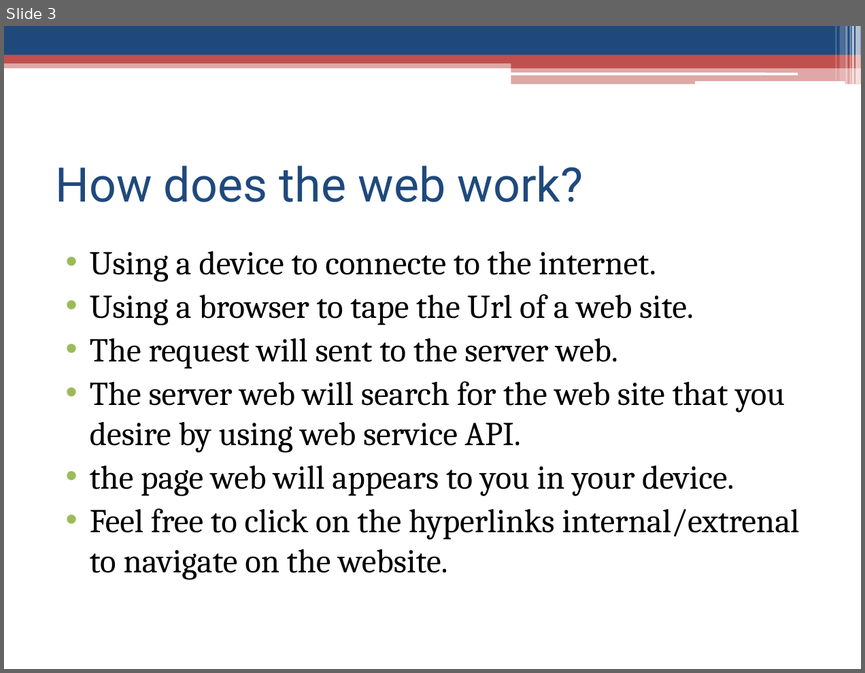
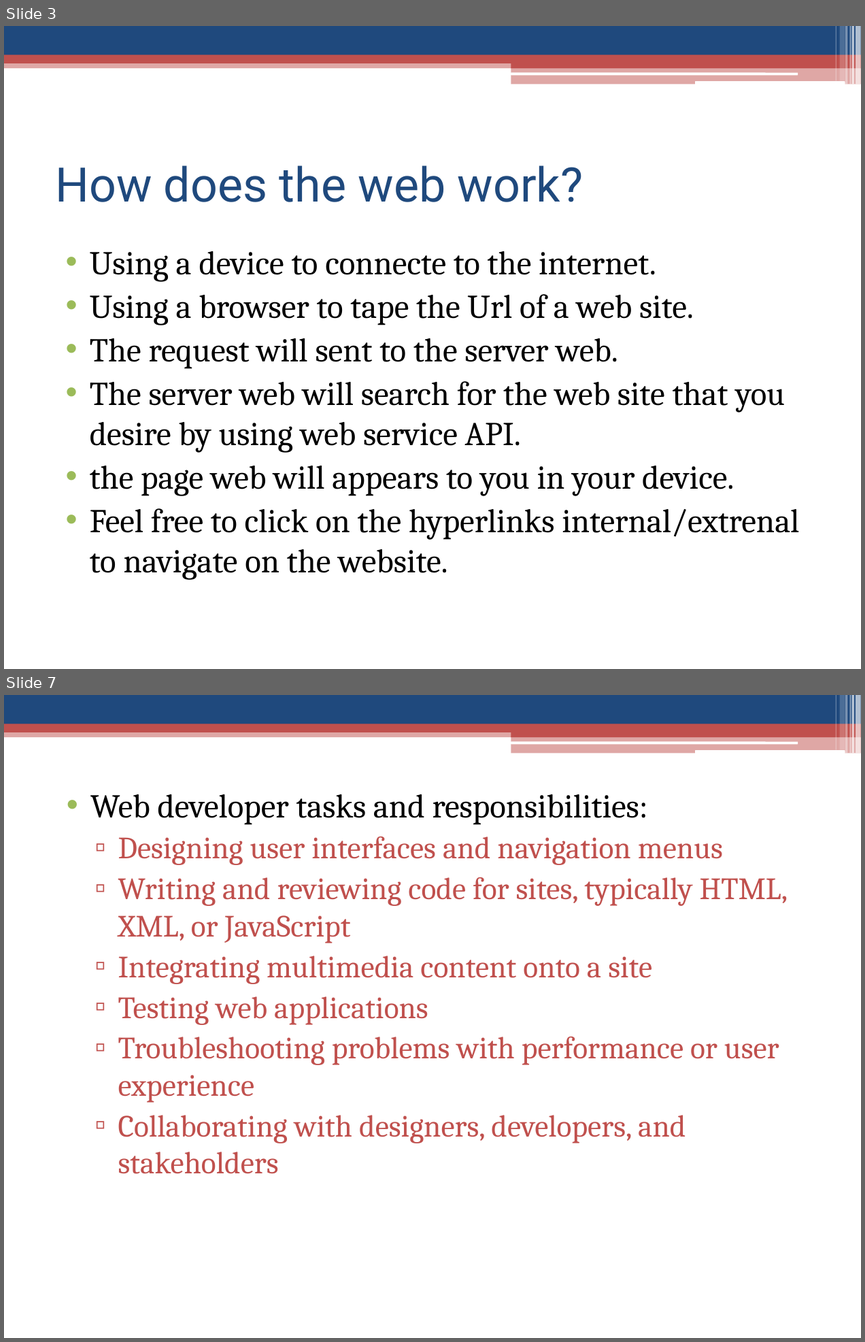
Before and after one commit to jmaielkawthar/GoMyCode, a slide deck: CHECKPOINT.pptx. Shown one above the other, each under a label of ours: slide 3 before the commit, slides 3 and 7 after it; the slides between them are not shown. The pictures are 865x673 and 865x1342 pixels, drawn with LibreOffice and Linux fonts; fonts in the diff are those of the drawing. Boxes give left, top, right and bottom in pixels: in the first picture for what was removed or moved away, otherwise in the second. Text is boxed around its words. In the diff, an @@ line names an element or a change of style, - is before the commit and + after.

```diff
--- a/CHECKPOINT.pptx
+++ b/CHECKPOINT.pptx
@@ slide 7 added at (x1=4, y1=695, x2=861, y2=1338), background #FFFFFF; not listed: 13 template elements that a slide beside it also shows @@
@@ text added at (x1=90, y1=794, x2=788, y2=1174), 26 pt, text #C0504D @@
+• Web developer tasks and responsibilities:
+  ▫ Designing user interfaces and navigation menus
+  ▫ Writing and reviewing code for sites, typically HTML, XML, or JavaScript
+  ▫ Integrating multimedia content onto a site
+  ▫ Testing web applications
+  ▫ Troubleshooting problems with performance or user experience
+  ▫ Collaborating with designers, developers, and stakeholders
```
Also in this commit, not shown: 3 slides changed, 1 other slide added.
